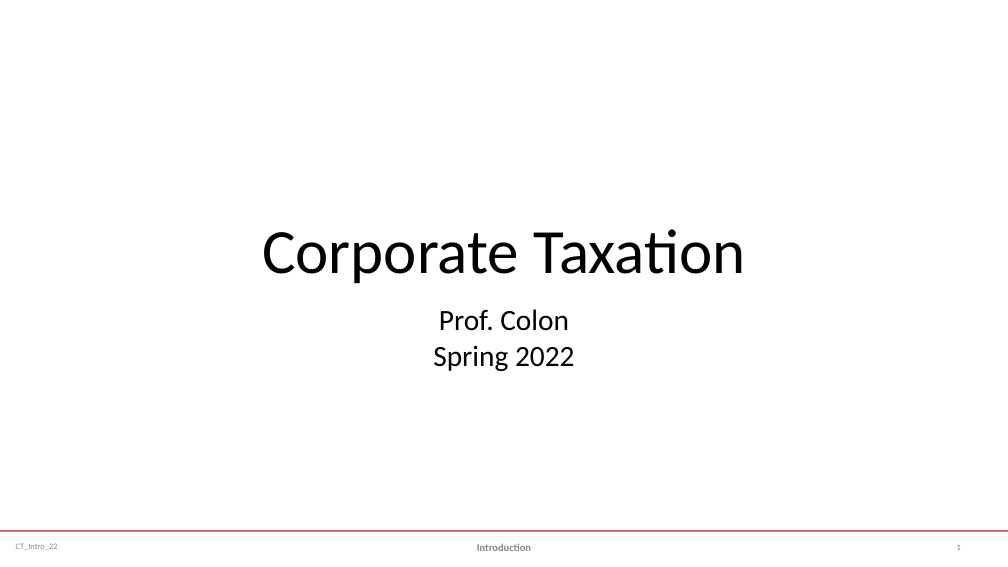
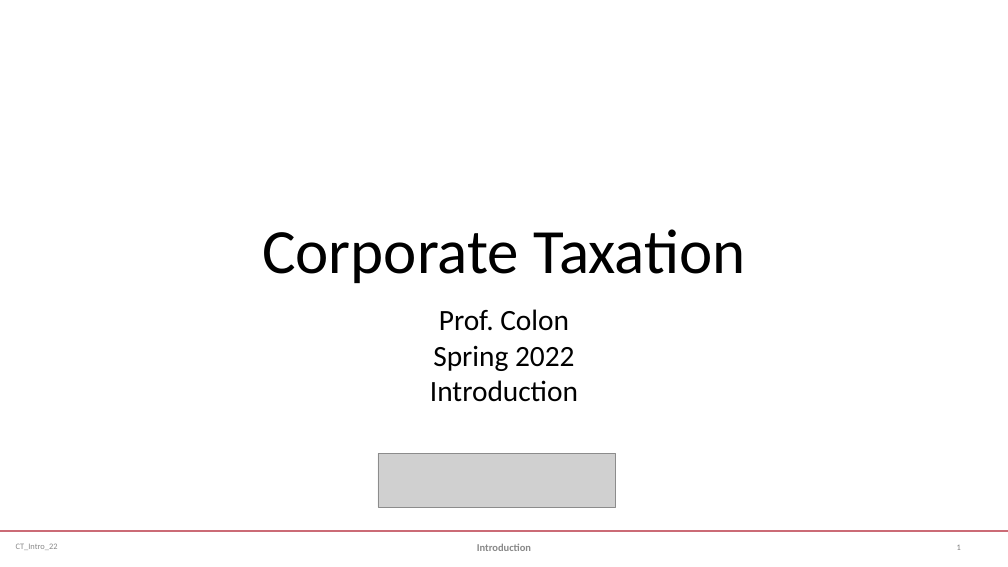
Before and after one commit to jmc877/Corporate-Tax, a slide deck: slide 1 of slides/CT_Intro_22.pptx. Drawn at 1008x567 pixels with LibreOffice and Linux fonts; fonts in the diff are those of the drawing; grey boxes stand for pictures. Boxes give left, top, right and bottom in pixels: in the first picture for what was removed or moved away, otherwise in the second. Text is boxed around its words. In the diff, an @@ line names an element or a change of style, - is before the commit and + after.

```diff
--- a/slides/CT_Intro_22.pptx
+++ b/slides/CT_Intro_22.pptx
@@ subtitle at (x1=430, y1=380, x2=578, y2=402): paragraph added @@
+Introduction
@@ picture added at (x1=378, y1=454, x2=616, y2=507) @@
```
Also in this commit, not shown: 1 other slide changed, 4 other files.
